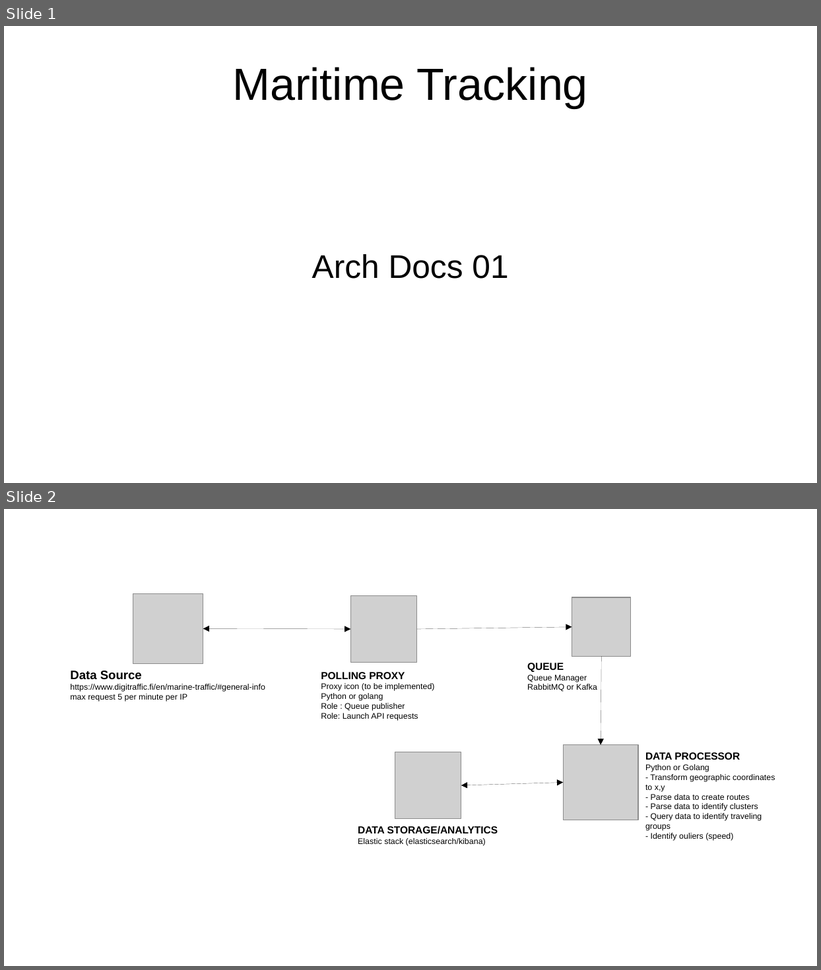
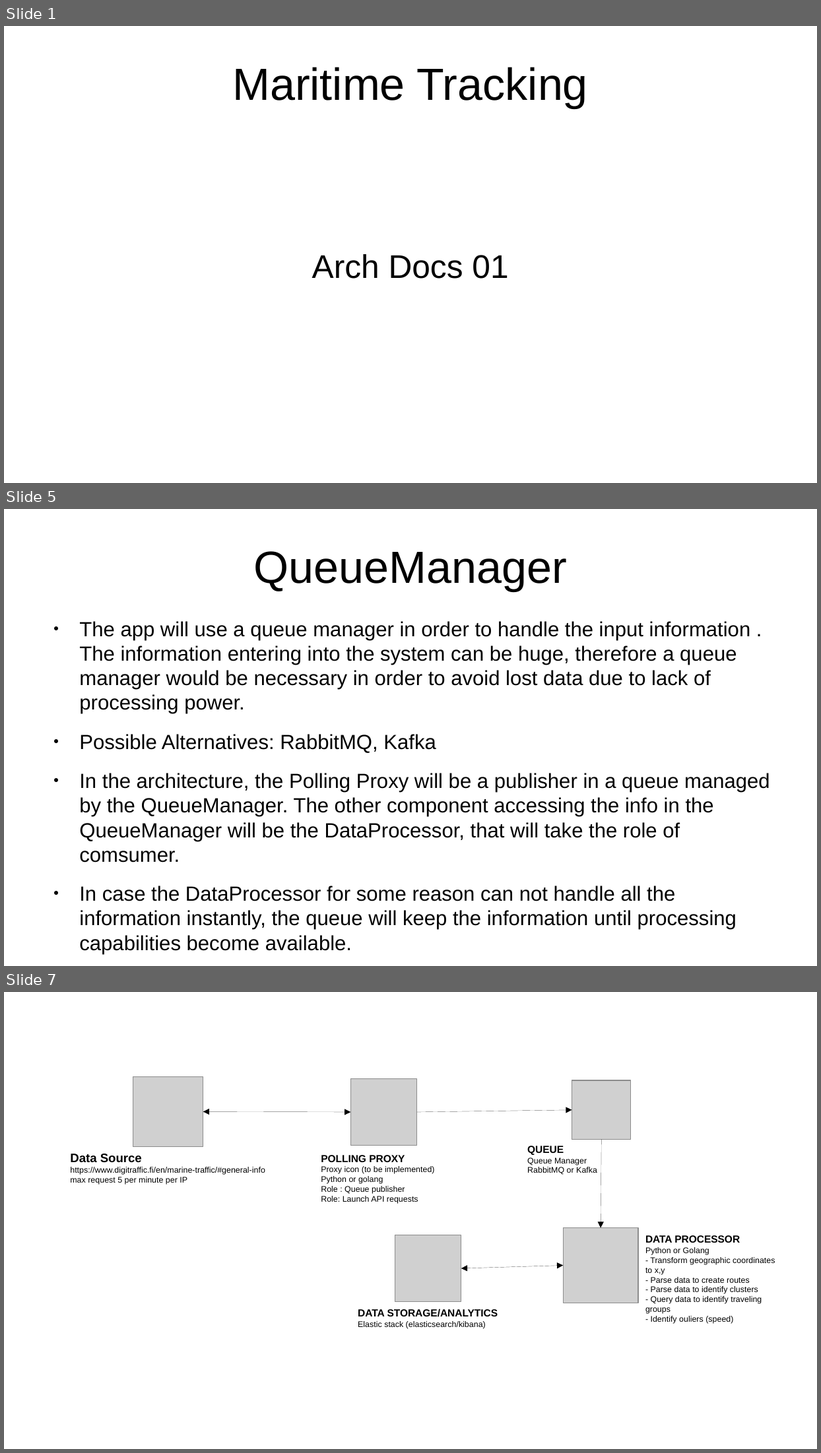
Before and after one commit to helberius/maritime_tracking, a slide deck: arch_docs/arch_design_01.odp. Shown one above the other, each under a label of ours: slides 1 and 2 before the commit, slides 1, 5 and 7 after it; the slides between them are not shown. The pictures are 821x970 and 821x1453 pixels, drawn with LibreOffice and Linux fonts; fonts in the diff are those of the drawing; grey boxes stand for pictures. Boxes give left, top, right and bottom in pixels: in the first picture for what was removed or moved away, otherwise in the second. Text is boxed around its words. In the diff, an @@ line names an element or a change of style, - is before the commit and + after.

```diff
--- a/arch_docs/arch_design_01.odp
+++ b/arch_docs/arch_design_01.odp
@@ slide 5 added at (4,509,817,966), background #FFFFFF @@
@@ title added at (253,551,566,591), 44 pt, text #000000 @@
+QueueManager
@@ text added at (79,621,770,955), 20 pt, text #000000 @@
+● The app will use a queue manager in order to handle the input information . The information entering into the system can be huge, therefore a queue manager would be necessary in order to avoid lost data due to lack of processing power.
+● Possible Alternatives: RabbitMQ, Kafka
+● In the architecture, the Polling Proxy will be a publisher in a queue managed by the QueueManager. The other component accessing the info in the QueueManager will be the DataProcessor, that will take the role of comsumer.
+● In case the DataProcessor for some reason can not handle all the information instantly, the queue will keep the information until processing capabilities become available.
@@ what was slide 2 is now slide 7 @@
```
Also in this commit, not shown: 4 other slides added.
